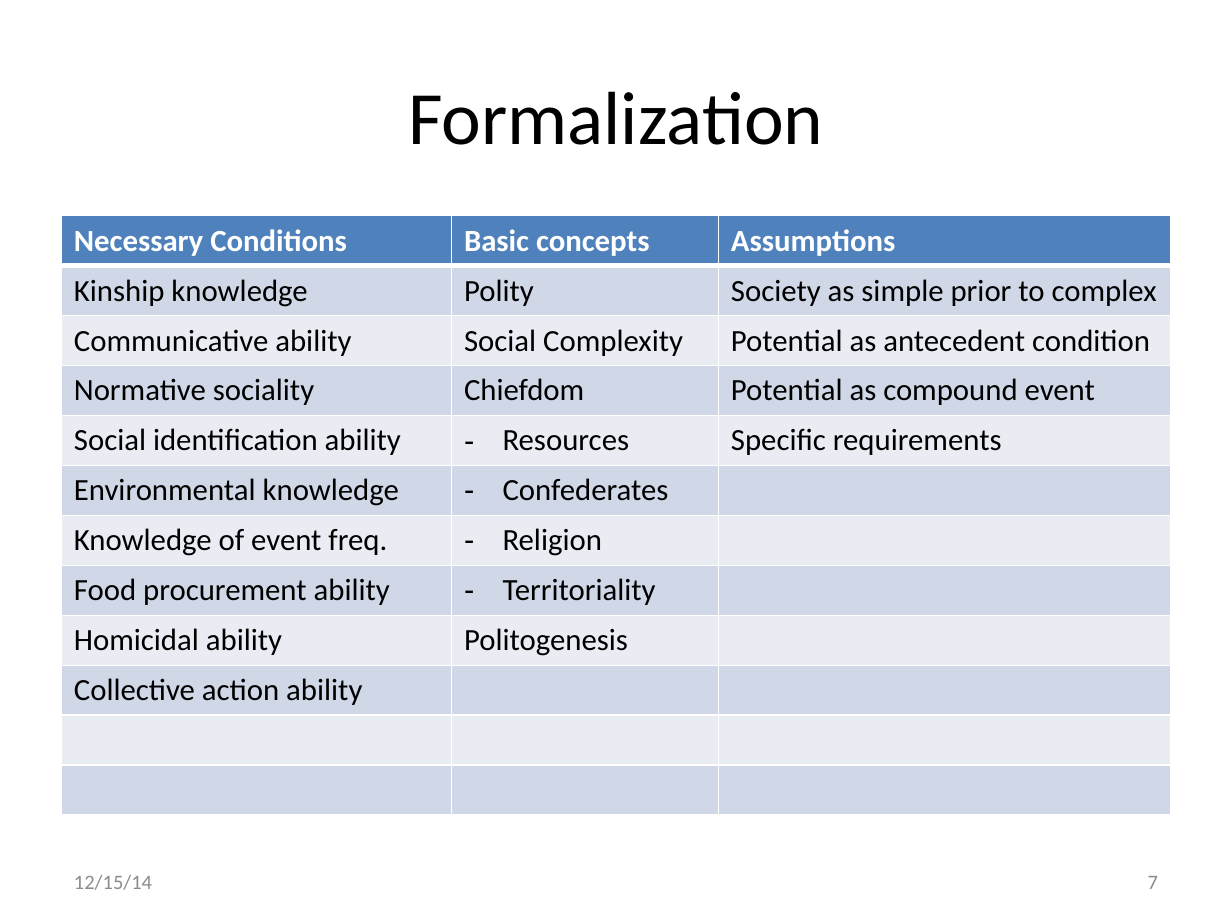
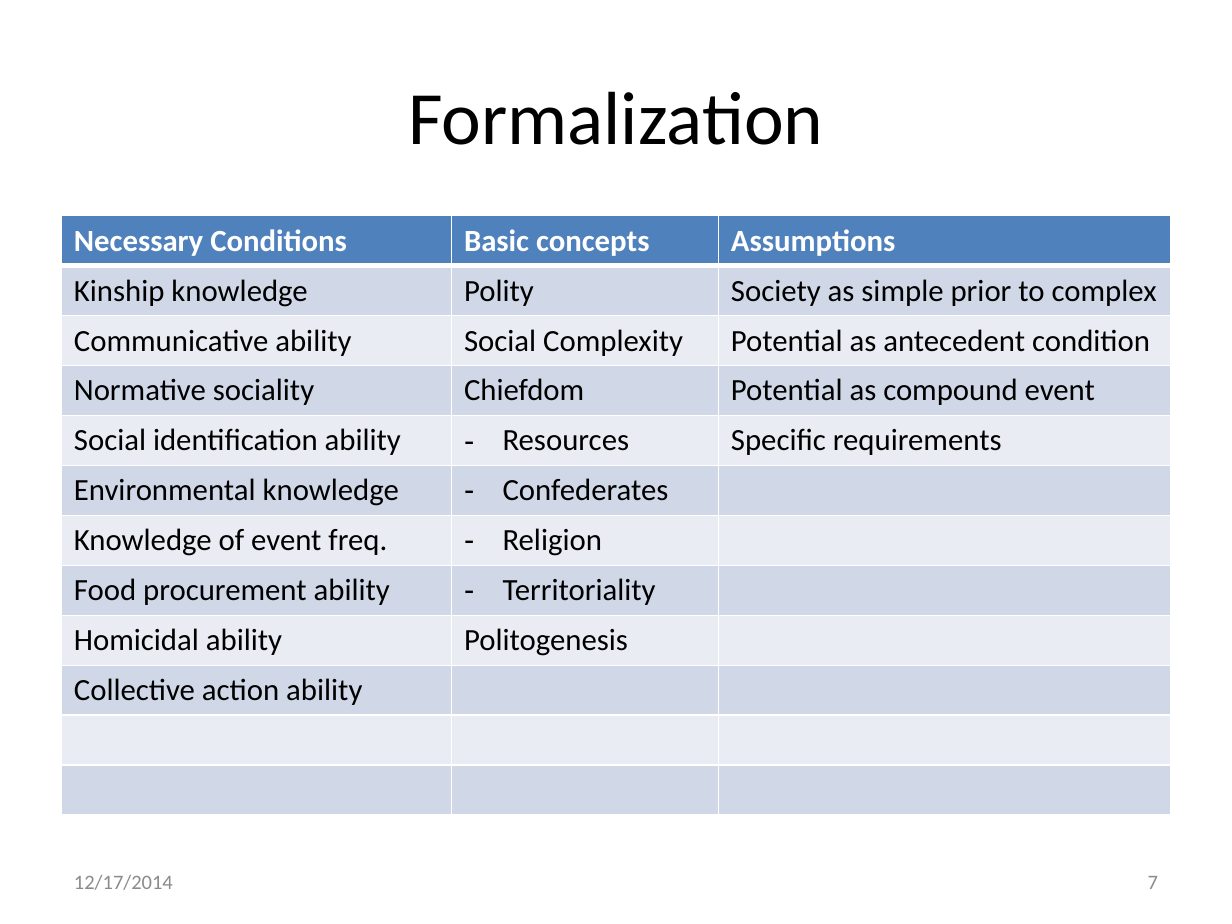
Before and after one commit to oztalha/pg-abm, a slide deck: slide 7 of docs/PG-ABM.pptx. Drawn at 1232x924 pixels with LibreOffice and Linux fonts; fonts in the diff are those of the drawing. Boxes give left, top, right and bottom in pixels: in the first picture for what was removed or moved away, otherwise in the second. Text is boxed around its words. In the diff, an @@ line names an element or a change of style, - is before the commit and + after.

```diff
--- a/docs/PG-ABM.pptx
+++ b/docs/PG-ABM.pptx
@@ text at box(74, 875, 173, 890): text changed @@
-12/15/14
+12/17/2014
```
Also in this commit, not shown: 14 other slides changed, 2 other files.
